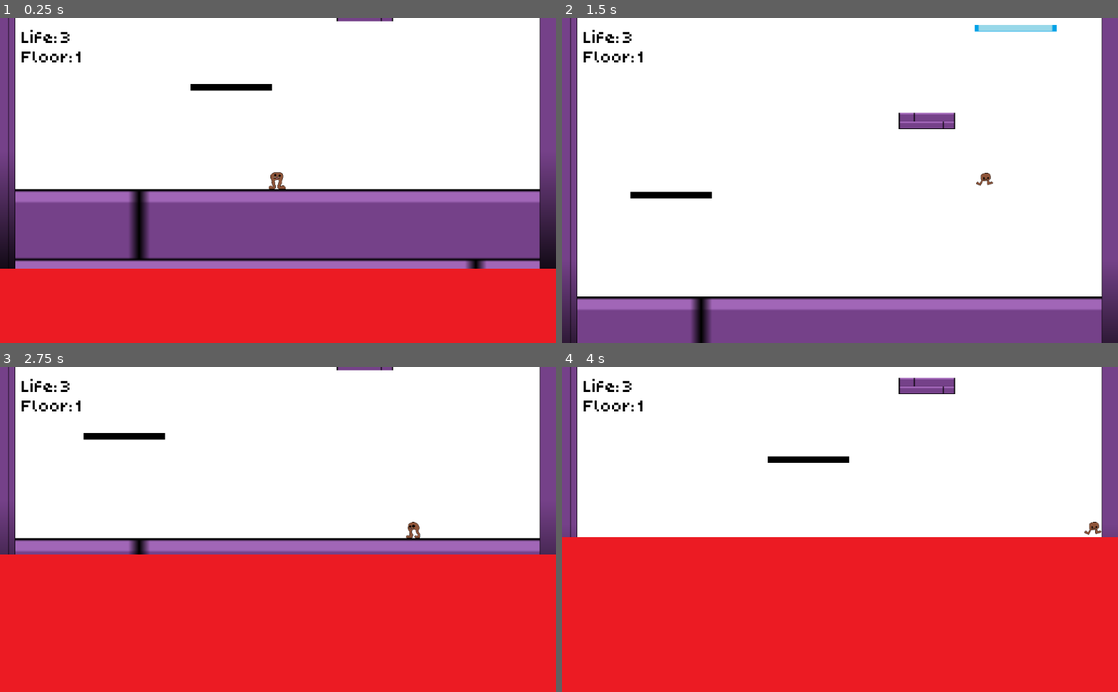
Above: before the commit, frames 1-4 (two rows, left to right).
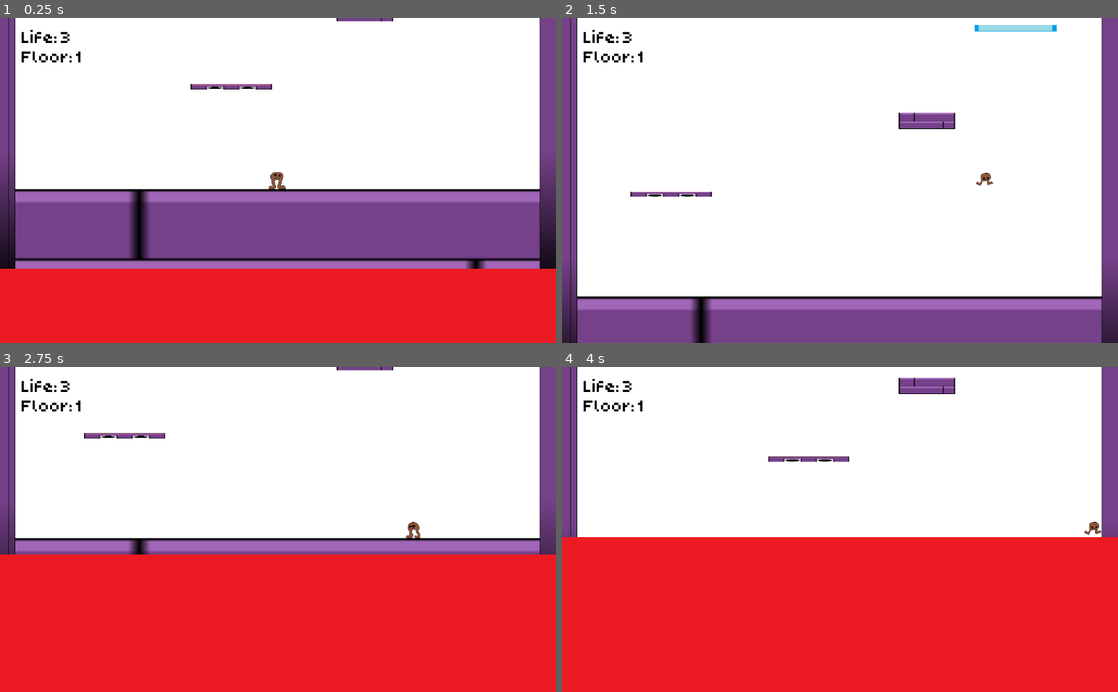
Above: after the commit, the same moments.

Repository: Darkstick/Jumper
Game: Godot game, scene res://Scenes/Levels/main.tscn
Same seed, same stepped clock (60 frames per second), same inputs: the game is played once before the commit and once after it. Sound files missing from this copy of the repository are replaced by a short silence.
Inputs:
- Up to frame 1 (0.25 s): no input
- Up to frame 2 (1.5 s): hold Right (right) from 0.53 s (still down); tap Up (up) at 0.77 s
- Up to frame 3 (2.75 s): tap Up (up) at 1.52 s; release Right (right) at 2.03 s; hold Left (left) from 2.03 s (still down)
- Up to frame 4 (4 s): release Left (left) at 2.78 s; hold Right (right) from 2.78 s (still down); tap Up (up) at 3.02, 3.77 s

The runs differ from the first frame. In frame 1, 0.3% of the frame differs, in the area x 34-49%, y 20-23%; in frame 2, 0.3%, in the area x 12-27%, y 53-56%; in frame 3, 0.3%; in frame 4, 0.3%.

Commit message:
moving platform sprited

Diff:
--- a/Scenes/Objects/movingPlatform.tscn
+++ b/Scenes/Objects/movingPlatform.tscn
@@ -1,6 +1,6 @@
 [gd_scene load_steps=4 format=2]
 
-[ext_resource path="res://Ressources/Sprites/Placeholders/black.png" type="Texture" id=1]
+[ext_resource path="res://Ressources/Sprites/moving.png" type="Texture" id=1]
 [ext_resource path="res://Scripts/Objects/thinPlatform.gd" type="Script" id=2]
 
 [sub_resource type="RectangleShape2D" id=1]
@@ -10,7 +10,7 @@
 script = ExtResource( 2 )
 
 [node name="Sprite" type="Sprite" parent="."]
-scale = Vector2( 2.5, 0.2 )
+scale = Vector2( 1.87, 0.3 )
 texture = ExtResource( 1 )
 
 [node name="CollisionShape2D" type="CollisionShape2D" parent="."]
Binary file added: Ressources/Sprites/moving.png
Not shown, added: Ressources/Sprites/moving.png.import
